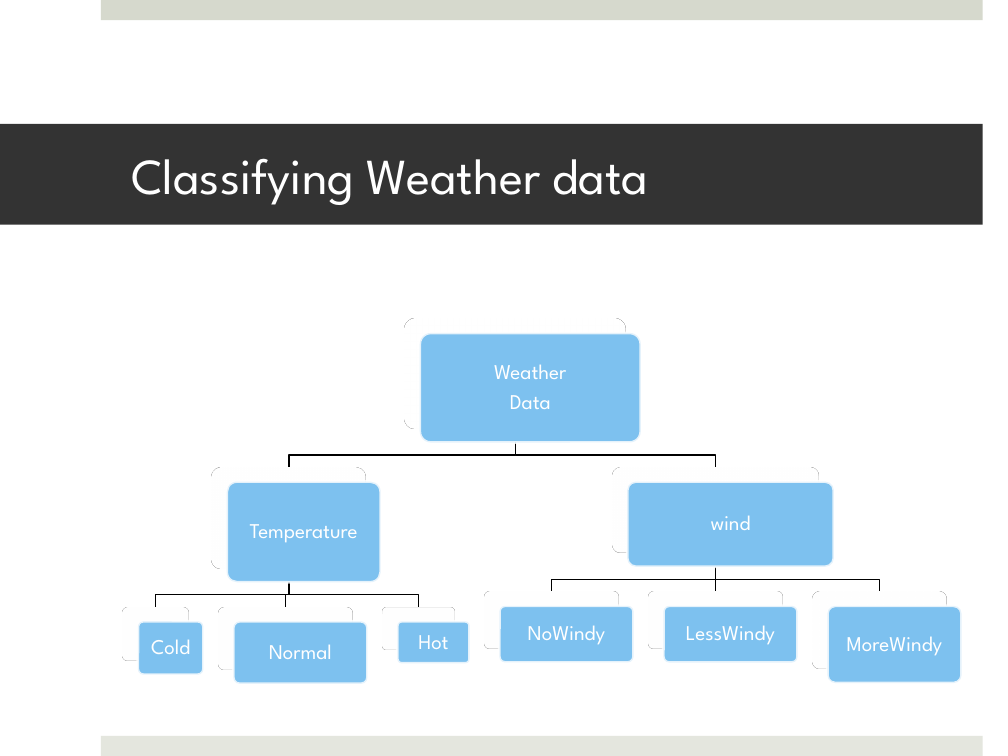
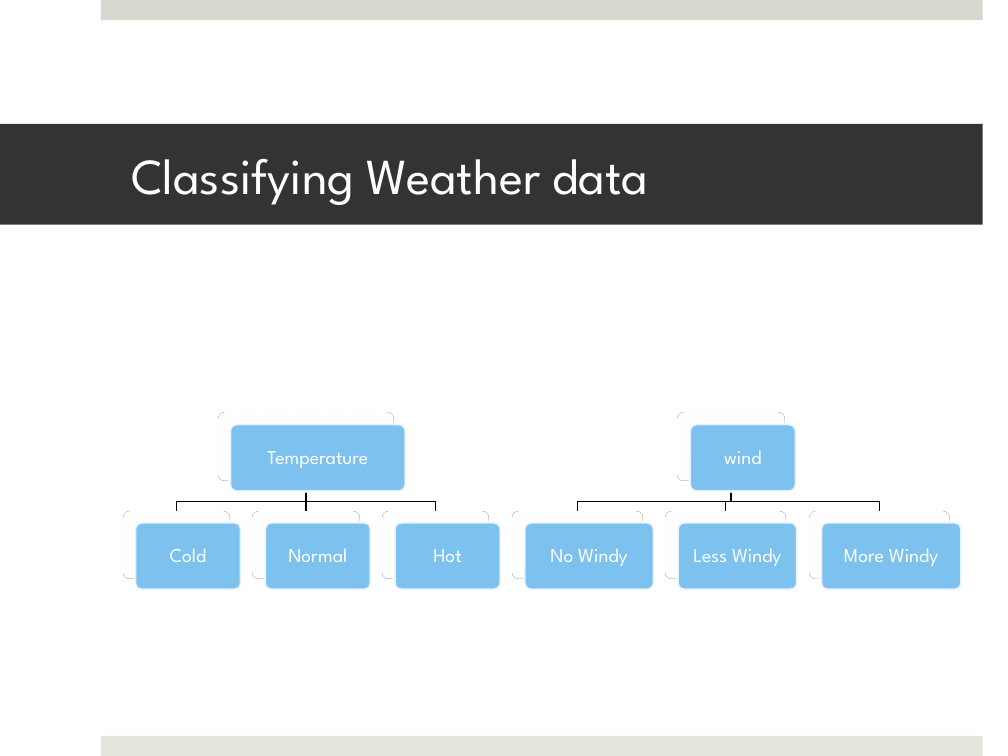
Before and after one commit to sasmita/QuantumLight, a slide deck: slide 5 of QL_Presentation1.pptx (slide 4 before the commit). Drawn at 1008x756 pixels with LibreOffice and Linux fonts; fonts in the diff are those of the drawing. Boxes give left, top, right and bottom in pixels: in the first picture for what was removed or moved away, otherwise in the second. Text is boxed around its words. In the diff, an @@ line names an element or a change of style, - is before the commit and + after.

```diff
--- a/QL_Presentation1.pptx
+++ b/QL_Presentation1.pptx
@@ rounded rectangle: place and size @@
-rounded rectangle at [219, 607, 353, 669]
+rounded rectangle at [678, 413, 784, 481]
@@ text "Temperature": place and size @@
-text "Temperature" at [250, 524, 358, 543]
+text "Temperature" at [267, 451, 368, 468]
@@ rounded rectangle: place and size @@
-rounded rectangle at [233, 621, 367, 683]
+rounded rectangle at [689, 424, 795, 492]
@@ text "wind": place and size @@
-text "wind" at [711, 515, 751, 530]
+text "wind" at [724, 450, 761, 464]
@@ freeform shape: place and size @@
-freeform shape at [156, 569, 289, 608]
+freeform shape at [176, 480, 306, 511]
@@ freeform shape: place and size @@
-freeform shape at [280, 569, 290, 608]
+freeform shape at [301, 480, 311, 511]
@@ freeform shape: place and size @@
-freeform shape at [289, 569, 419, 608]
+freeform shape at [306, 480, 436, 511]
@@ freeform shape: place and size @@
-freeform shape at [551, 552, 716, 592]
+freeform shape at [578, 480, 732, 511]
@@ freeform shape: place and size @@
-freeform shape at [711, 552, 721, 592]
+freeform shape at [721, 480, 731, 511]
@@ freeform shape: place and size @@
-freeform shape at [716, 552, 880, 592]
+freeform shape at [731, 480, 879, 511]
@@ rounded rectangle: place and size @@
-rounded rectangle at [123, 607, 188, 660]
+rounded rectangle at [123, 511, 229, 579]
@@ rounded rectangle: place and size @@
-rounded rectangle at [138, 621, 204, 674]
+rounded rectangle at [135, 522, 241, 590]
@@ size 15 to 14 pt in 5 elements at [267, 451, 368, 468], [724, 450, 761, 464], [288, 548, 347, 562], [433, 549, 461, 562], [170, 548, 206, 562] @@
@@ text "Cold": place and size @@
-text "Cold" at [151, 639, 190, 654]
+text "Cold" at [170, 548, 206, 562]
@@ rounded rectangle: place and size @@
-rounded rectangle at [212, 468, 366, 569]
+rounded rectangle at [253, 511, 359, 579]
@@ rounded rectangle: place and size @@
-rounded rectangle at [227, 482, 381, 583]
+rounded rectangle at [265, 522, 371, 590]
@@ text "Normal": place and size @@
-text "Normal" at [269, 644, 332, 659]
+text "Normal" at [288, 548, 347, 562]
@@ rounded rectangle: place and size @@
-rounded rectangle at [382, 607, 455, 649]
+rounded rectangle at [383, 511, 489, 579]
@@ rounded rectangle: place and size @@
-rounded rectangle at [397, 621, 470, 663]
+rounded rectangle at [394, 522, 500, 590]
@@ text "Hot": place and size @@
-text "Hot" at [418, 635, 448, 649]
+text "Hot" at [433, 549, 461, 562]
@@ rounded rectangle: place and size @@
-rounded rectangle at [485, 592, 619, 648]
+rounded rectangle at [512, 511, 642, 579]
@@ rounded rectangle: place and size @@
-rounded rectangle at [499, 606, 633, 662]
+rounded rectangle at [524, 522, 654, 590]
@@ rounded rectangle: place and size @@
-rounded rectangle at [612, 468, 818, 553]
+rounded rectangle at [665, 511, 785, 579]
@@ rounded rectangle: place and size @@
-rounded rectangle at [627, 482, 834, 568]
+rounded rectangle at [677, 522, 797, 590]
@@ rounded rectangle: place and size @@
-rounded rectangle at [812, 592, 947, 669]
+rounded rectangle at [809, 511, 950, 579]
@@ rounded rectangle: place and size @@
-rounded rectangle at [828, 606, 962, 683]
+rounded rectangle at [821, 522, 961, 590]
@@ group added at [218, 413, 938, 566]: 3 texts, 2 rounded rectangles @@
+No Windy
+Less Windy
+More Windy
@@ group removed at [289, 319, 943, 662]: 4 rounded rectangles, 4 texts, 2 freeform shapes @@
-Weather
-Data
-NoWindy
-LessWindy
-MoreWindy
```
Also in this commit, not shown: 7 other slides changed, 2 slides added, 4 other files.
